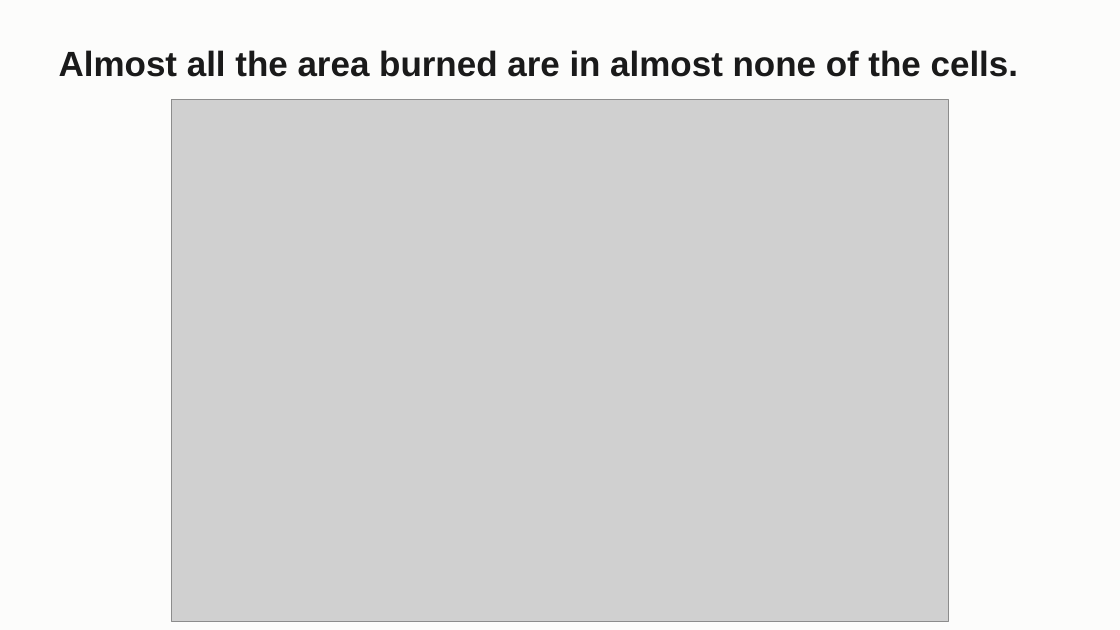
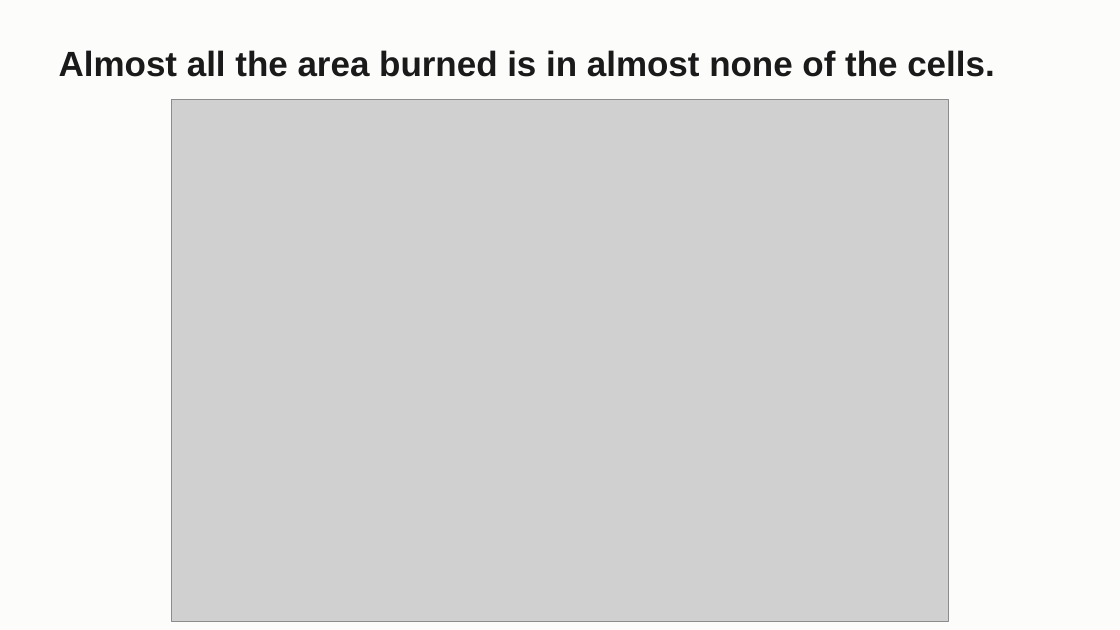
Before and after one commit to craig-rudman/MSDS696, a slide deck: slide 10 of coursework/W7/MSDS696_W7_Deck.pptx (slide 11 before the commit). Drawn at 1120x630 pixels with LibreOffice and Linux fonts; fonts in the diff are those of the drawing; grey boxes stand for pictures. Boxes give left, top, right and bottom in pixels: in the first picture for what was removed or moved away, otherwise in the second. Text is boxed around its words. In the diff, an @@ line names an element or a change of style, - is before the commit and + after.

```diff
--- a/coursework/W7/MSDS696_W7_Deck.pptx
+++ b/coursework/W7/MSDS696_W7_Deck.pptx
@@ text at box(59, 50, 994, 77): text changed @@
-Almost all the area burned are in almost none of the cells.
+Almost all the area burned is in almost none of the cells.
```
Also in this commit, not shown: 2 other files.
